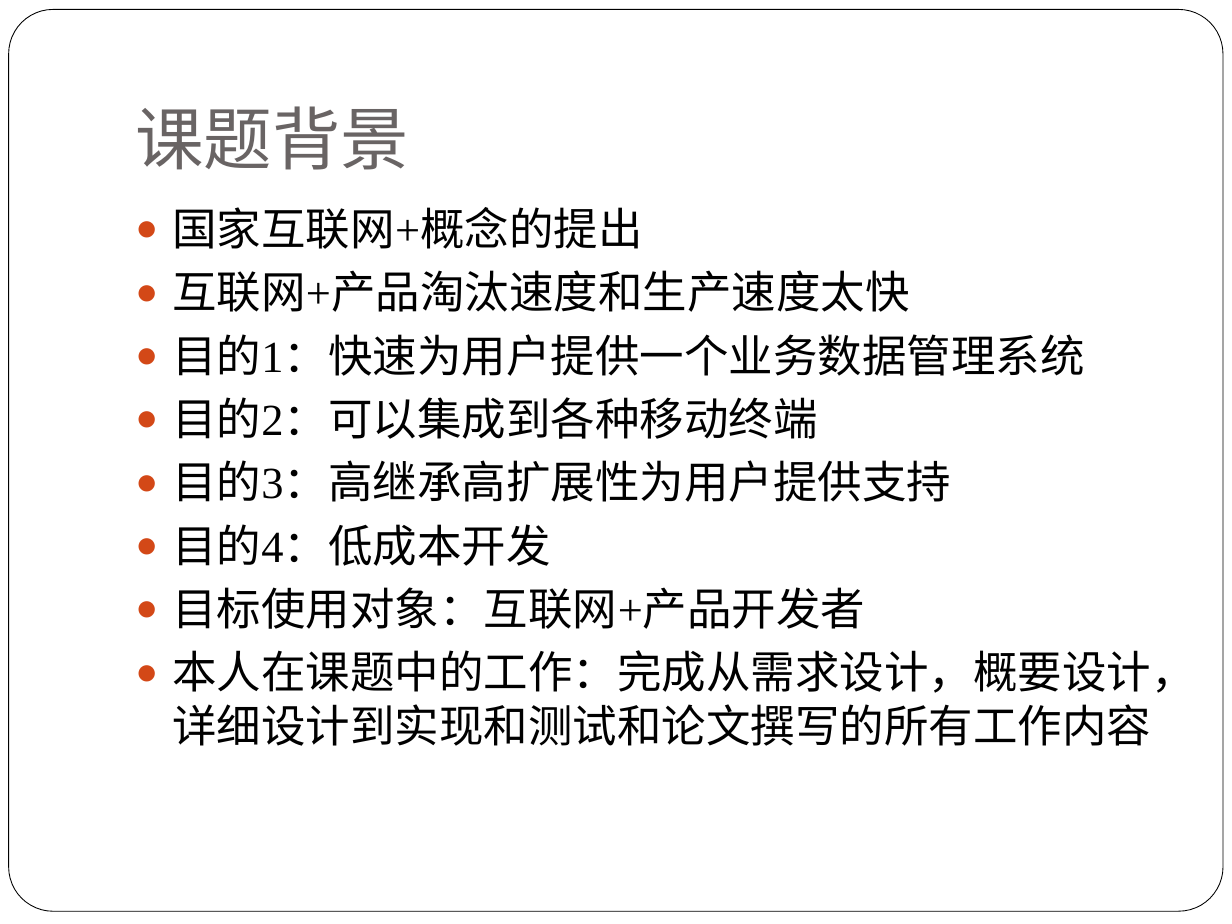
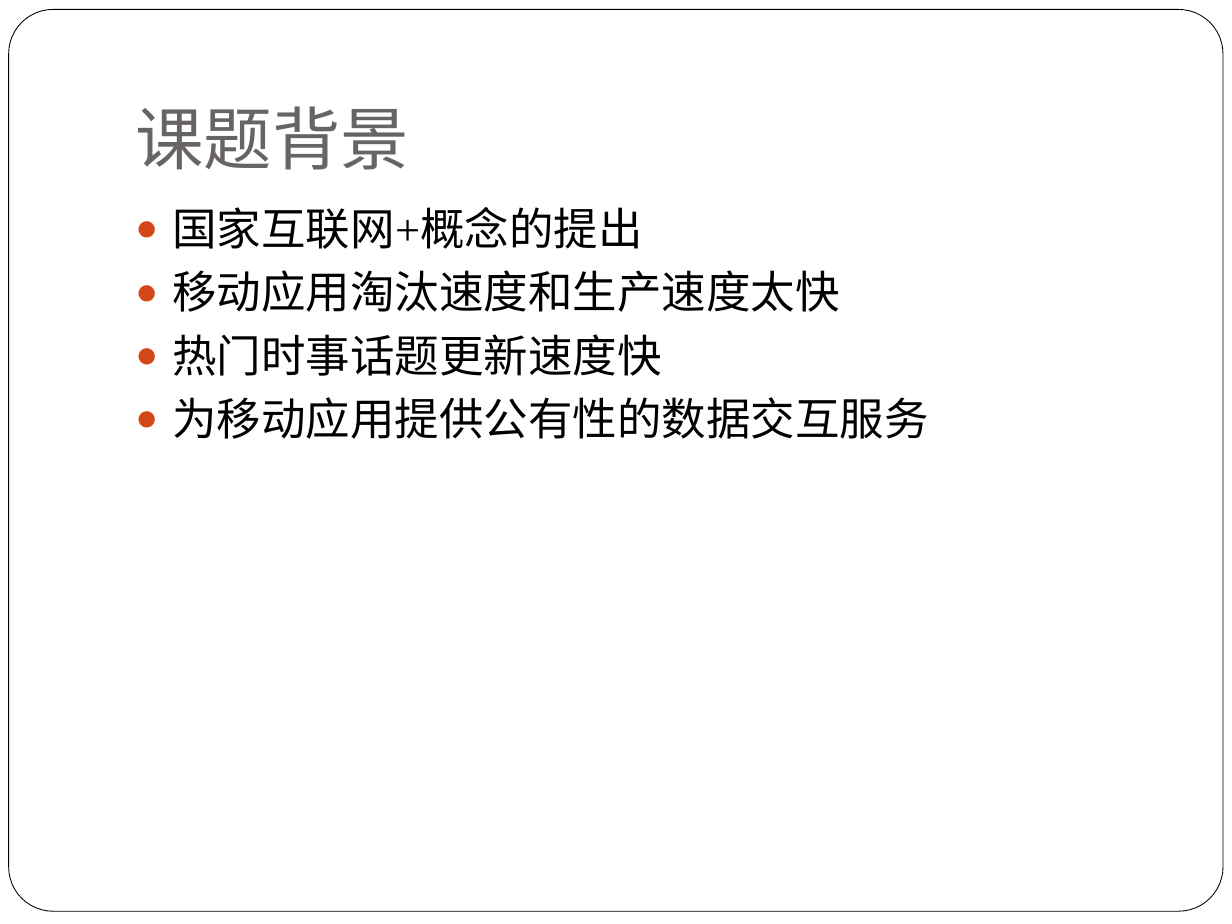
Before and after one commit to alucard263096/MyPaper, a slide deck: slide 2 of 论文PPT.pptx. Drawn at 1232x924 pixels with LibreOffice and Linux fonts; fonts in the diff are those of the drawing. Boxes give left, top, right and bottom in pixels: in the first picture for what was removed or moved away, otherwise in the second. Text is boxed around its words. In the diff, an @@ line names an element or a change of style, - is before the commit and + after.

Commit message:
PPT为啥没更新？

```diff
--- a/论文PPT.pptx
+++ b/论文PPT.pptx
@@ text at <box>172,270,929,439</box>: text changed @@
-● 互联网+产品淘汰速度和生产速度太快
-● 目的1：快速为用户提供一个业务数据管理系统
-● 目的2：可以集成到各种移动终端
-● 目的3：高继承高扩展性为用户提供支持
-● 目的4：低成本开发
-● 目标使用对象：互联网+产品开发者
-● 本人在课题中的工作：完成从需求设计，概要设计，详细设计到实现和测试和论文撰写的所有工作内容
+● 移动应用淘汰速度和生产速度太快
+● 热门时事话题更新速度快
+● 为移动应用提供公有性的数据交互服务
```
Also in this commit, not shown: 4 other slides changed, 7 slides added, 9 slides removed.
